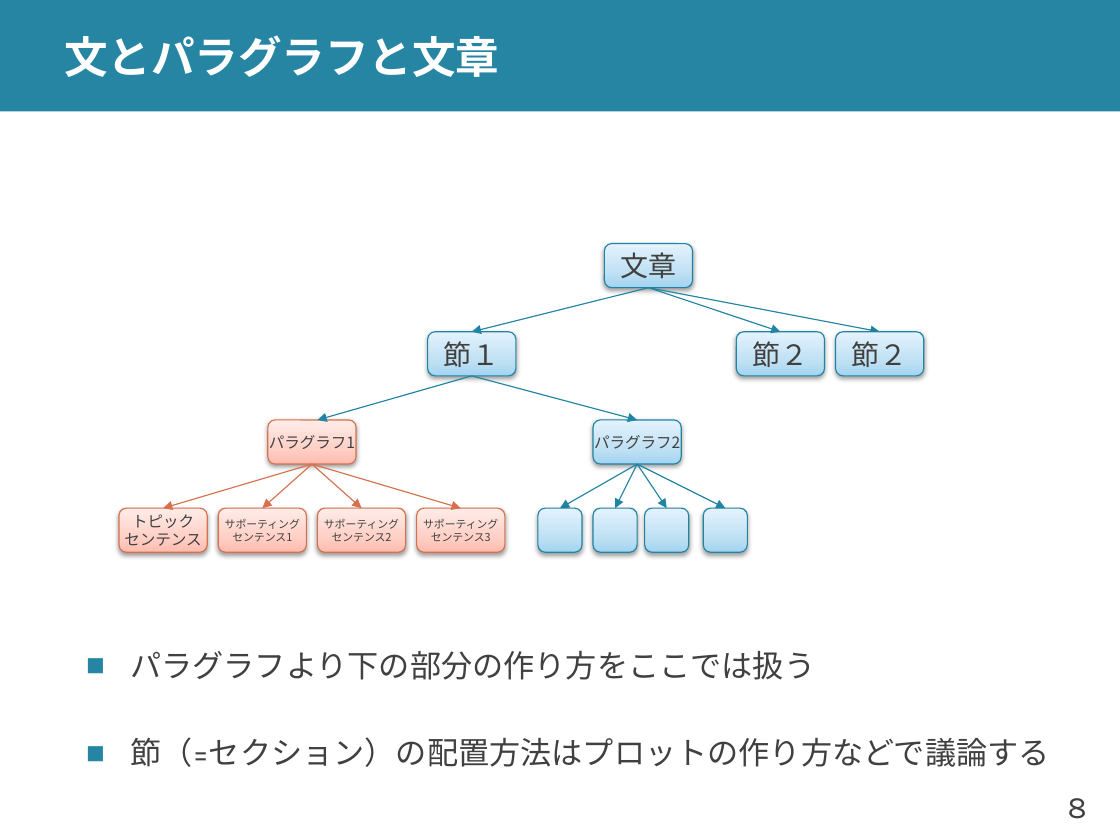
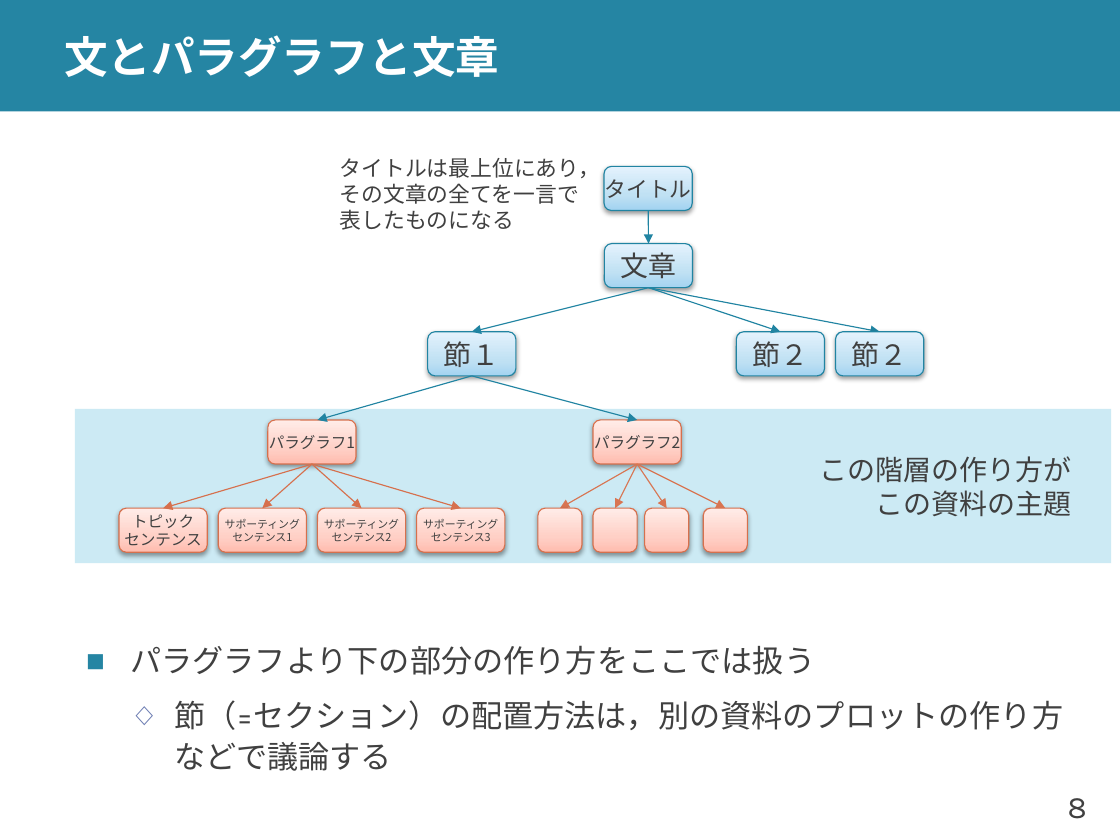
Before and after one commit to shioya-lab/how-to, a slide deck: slide 8 of writing.pptx. Drawn at 1120x840 pixels with LibreOffice and Linux fonts; fonts in the diff are those of the drawing. Boxes give left, top, right and bottom in pixels: in the first picture for what was removed or moved away, otherwise in the second. Text is boxed around its words. In the diff, an @@ line names an element or a change of style, - is before the commit and + after.

Commit message:
文章の書き方 v3 を追加

```diff
--- a/writing.pptx
+++ b/writing.pptx
@@ rectangle added at (328,167,538,222), fill #FFFFFF, 14 pt, text #404040 @@
+タイトルは最上位にあり，
+その文章の全てを一言で
+表したものになる
@@ rounded rectangle added at (604,167,692,211), fill gradient #A4D5F1 to #C0E0F4 to #E6F3FC, outline #2184A2 0.75 pt, 14 pt, text #404040 @@
+タイトル
@@ arrow added from (648, 211) to (648, 244), #2184A2 0.75 pt @@
@@ rectangle added at (75,409,1111,563), fill #CCEAF4, 18 pt, text #404040 @@
+この階層の作り方が
+この資料の主題
@@ arrow (637, 464) - (560, 508): stroke #2184A2 0.75 pt to #D87552 0.75 pt @@
@@ arrow (637, 464) - (615, 508): stroke #2184A2 0.75 pt to #D87552 0.75 pt @@
@@ arrow (637, 464) - (666, 508): stroke #2184A2 0.75 pt to #D87552 0.75 pt @@
@@ arrow (637, 464) - (726, 508): stroke #2184A2 0.75 pt to #D87552 0.75 pt @@
@@ fill gradient #A4D5F1 to #C0E0F4 to #E6F3FC to gradient #FFBEB0 to #FFD0C7 to #FFEDEA; outline #2184A2 0.75 pt to #D7714D 0.75 pt in 5 elements at (594,420,682,464), (538,508,581,552), (594,508,637,552), (645,508,689,552), (703,508,747,552) @@
@@ text at (174,700,1063,771): text changed @@
-■ 節（=セクション）の配置方法はプロットの作り方などで議論する
+  ◇ 節（=セクション）の配置方法は，別の資料のプロットの作り方などで議論する
```
Also in this commit, not shown: 19 other slides changed, 9 slides added, 1 slide removed, 2 other files.
